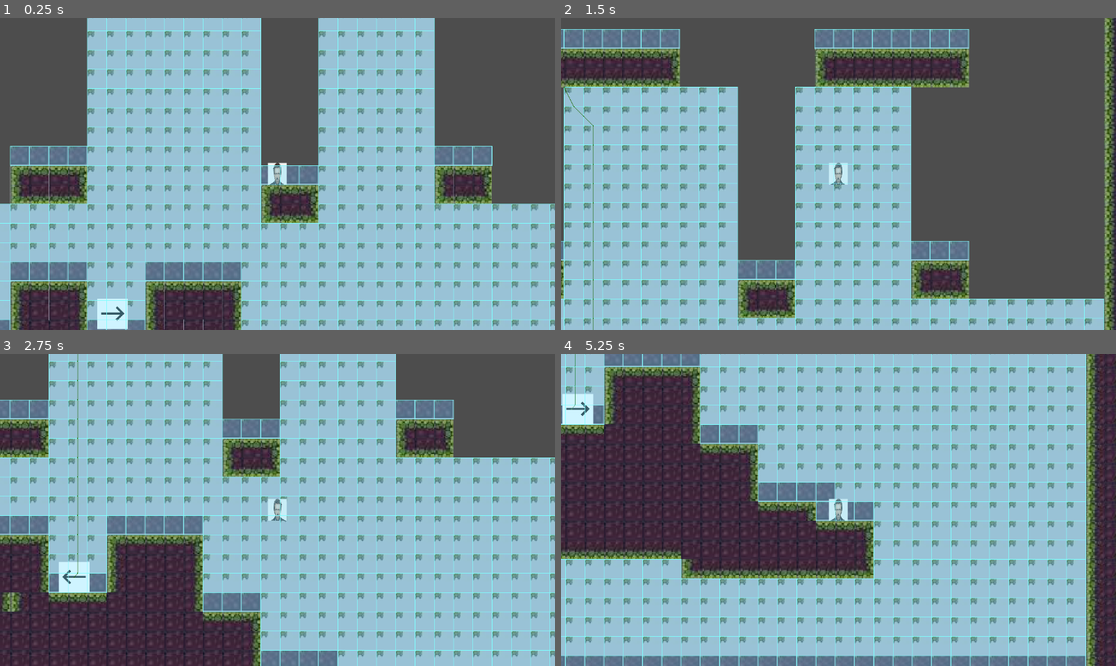
Above: before the commit, frames 1-4 (two rows, left to right).
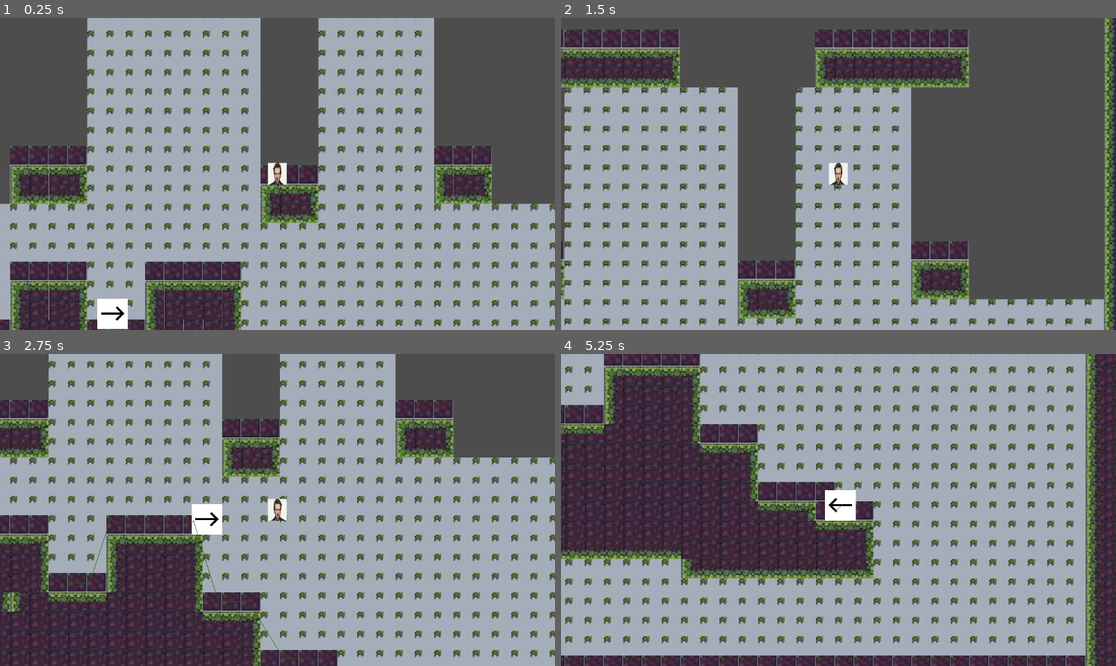
Above: after the commit, the same moments.

Repository: ConnerGordon/final-jam
Game: Godot game, scene res://folder base/mainscene.tscn
Two runs of this game, one before a commit and one after it. Both use one fixed random seed, a clock stepped at 60 frames per second and the inputs below.
Inputs (mouse positions are in pixels of both pictures, inside the frame that each line leads up to):
- Up to frame 1 (0.25 s): no input
- Up to frame 2 (1.5 s): move the mouse to (960, 158) at 0.52 s; hold Space (jump) 0.53-1.28 s; hold D (moveright) from 0.53 s (still down); move the mouse to (727, 189) at 1.27 s; tap S (FALL) at 1.35 s
- Up to frame 3 (2.75 s): tap Space (jump) at 1.52, 1.55, 1.82 s; move the mouse to (333, 441) at 2.02 s; release D (moveright) at 2.03 s; hold A (moveleft) from 2.03 s (still down); hold Space (jump) from 2.03 s (still down); tap Shift (dash) at 2.1 s
- Up to frame 4 (5.25 s): move the mouse to (810, 572) at 2.77 s; release A (moveleft) at 2.78 s; release Space (jump) at 2.78 s; hold D (moveright) 2.78-4.28 s; tap E (interact) at 2.85 s; tap Space (jump) at 3.02, 3.05, 3.32, 3.77, 3.8, 4.07, 4.52, 4.55, 4.82 s; move the mouse to (1005, 556) at 3.52 s; hold W (lookup) 3.53-4.28 s; move the mouse to (672, 463) at 4.27 s; hold A (moveleft) 4.28-5.03 s; click (672, 463) at 4.35 s; move the mouse to (866, 510) at 5.02 s; hold D (moveright) from 5.03 s (still down); hold Space (jump) from 5.03 s (still down)

The runs differ from the first frame. In frame 1, 68% of the frame differs, in the area x 0-100%, y 0-100%; in frame 2, 49%; in frame 3, 70%; in frame 4, 72%, in the area x 0-95%, y 0-100%.
Error in both runs: Invalid call. Nonexistent function 'callspawn' in base 'TileMapLayer'. (res://folder)

Commit message:
fixed previous issue
fixed previous navigation issue but made an issue in navigation of unclean movement that feels choppy. navigation also breaks upon missing one path point

Diff:
--- a/enemy/first_enemy.gd
+++ b/enemy/first_enemy.gd
@@ -9,7 +9,7 @@
 
 var navigtimer := 10.0
 
-
+var valmove := true
 
 
 
@@ -80,7 +80,7 @@
 
 				if !found:
 
-					var nav_map = backnav.get_navigation_map()
+					var nav_map = navigation_agent_2d.get_navigation_map()
 					var target = NavigationServer2D.map_get_random_point(nav_map,1,true)
 
 
@@ -88,9 +88,9 @@
 
 					navigation_agent_2d.target_position = safe#.snapped(Vector2(80,80))
 
-					while safe.distance_to(global_position) < 500 && found == false:
-
-						nav_map = backnav.get_navigation_map()
+					while safe.distance_to(global_position) < 500 && found == false || navigation_agent_2d.is_target_reachable() != true:
+
+						nav_map = navigation_agent_2d.get_navigation_map()
 						target = NavigationServer2D.map_get_random_point(nav_map,1,true)
 
 						safe = NavigationServer2D.map_get_closest_point(nav_map,target)
@@ -104,11 +104,10 @@
 
 
 
-					var nav_map = backnav.get_navigation_map()
+					var nav_map = navigation_agent_2d.get_navigation_map()
 					var target = NavigationServer2D.map_get_closest_point(nav_map,playerpos)
 
-					var safe = target
-
+					var safe = Vector2(int(target.x) - int(target.x)%80,int(target.y)-int(target.y)%80) + Vector2(40,40)
 
 
 					navigation_agent_2d.target_position =safe#.snapped(Vector2(80,80))
@@ -141,7 +140,8 @@
 					velocity.x += direc.x *SPEED*2/10
 
 
-
+			if navigation_agent_2d.is_target_reachable() != true:
+				set_idle()
 
 
 
@@ -161,7 +161,7 @@
 
 		state.finding:
 			var target = playerpos
-			var nav_map = backnav.get_navigation_map()
+			var nav_map = navigation_agent_2d.get_navigation_map()
 
 			var safe = NavigationServer2D.map_get_closest_point(nav_map,target)
 			navigation_agent_2d.target_position = safe
@@ -174,12 +174,14 @@
 
 
 				if is_on_wall():
+					print("wall")
 					var distpos = next_position.distance_to(next_position)
 					if distpos >75 && distpos< 125 && velocity.x ==0:
 						velocity.y -= 600
 
+
 			if not is_on_floor():
-				if abs(velocity.x + direc.x * SPEED*2/10) < SPEED:
+				if abs(velocity.x + direc.x * SPEED*2/10) < SPEED/2:
 					velocity.x += direc.x *SPEED*2/10
 
 
@@ -220,37 +222,35 @@
 	#print(cur)
 
 
-func get_new_target():
-	var offx = global_position.x
-	var offy = global_position.y
-
-
-	if found:
-		return playerpos
-
-
-	while Vector2(offx,offy).distance_to(global_position) < 500:
-		offx = randf_range(-1,1) * 2500
-		offy = randi_range(-1,1) * 1000
-
-
-
-
-
-
-
-	return global_position + Vector2(offx,offy)
-
-
-
-
-
-
-
+#func get_new_target():
+	#var offx = global_position.x
+	#var offy = global_position.y
+	#
+	#
+	#if found:
+		#return playerpos
+	#
+	#
+	#while Vector2(offx,offy).distance_to(global_position) < 500:
+		#offx = randf_range(-1,1) * 2500
+		#offy = randi_range(-1,1) * 1000
+	#
+	#
+	#
+	#
+	#
+	#
+	#
+	#return global_position + Vector2(offx,offy)
+	#
+	#
+	#
+	#
+	#
+	#
+	#
 
 func jump(star:Vector2, en:Vector2):
-		print(star)
-		print(en)
 	#if star.distance_to(global_position) < 100 && lerptimer < 0:
 		#print(en)
 		#print(star)
@@ -261,20 +261,17 @@
 			global_position = star
 			print("tried")
 			var postween := create_tween()
-			#postween.set_trans(Tween.TRANS_SINE)
 			postween.tween_property(self, "global_position",Vector2(star.x,en.y),.50)
 			await postween.finished
 			var postweenx := create_tween()
-			#postweenx.set_trans(Tween.TRANS_SINE)
 			postweenx.tween_property(self, "global_position",en,.25)
 		elif star.y < en.y :
-			if is_on_floor():
-				velocity.y -= 400
-				velocity.x += SPEED/4 * sign(en.x-star.x)
-			#var postweenx := create_tween()
-			#postweenx.set_trans(Tween.TRANS_SINE)
-			#postweenx.tween_property(self, "global_position",Vector2(en.x,star.y-20),.1)
-			#postween.set_trans(Tween.TRANS_SINE)
+			var startween = create_tween()
+			startween.tween_property(self, "global_position",star,.3)
+			var postweenx := create_tween()
+			postweenx.tween_property(self, "position",Vector2.RIGHT* (en.x-star.x),.3).as_relative()
+			await postweenx.finished
+			velocity.x = 0
 func set_idle():
 	cur = state.idle
 
--- a/enemy/husk.tscn
+++ b/enemy/husk.tscn
@@ -30,12 +30,13 @@
 script = ExtResource("1_0vvse")
 
 [node name="NavigationAgent2D" type="NavigationAgent2D" parent="." unique_id=1730415152]
-path_desired_distance = 80.0
+path_desired_distance = 160.7
 target_desired_distance = 50.0
 path_max_distance = 200.0
 navigation_layers = 7
 path_postprocessing = 1
-simplify_epsilon = 9.423
+simplify_path = true
+simplify_epsilon = 6.5
 avoidance_enabled = true
 max_speed = 500.0
 avoidance_layers = 2
@@ -43,18 +44,6 @@
 debug_enabled = true
 debug_use_custom = true
 debug_path_custom_color = Color(0.11638088, 0.40457034, 2.8878452e-07, 1)
-
-[node name="backnav" type="NavigationAgent2D" parent="." unique_id=162944293]
-path_desired_distance = 80.0
-target_desired_distance = 50.0
-path_max_distance = 200.0
-navigation_layers = 3
-path_postprocessing = 1
-avoidance_enabled = true
-max_speed = 500.0
-avoidance_layers = 2
-avoidance_mask = 14
-debug_enabled = true
 
 [node name="AnimatedSprite2D" type="AnimatedSprite2D" parent="." unique_id=1112094005]
 position = Vector2(-0.4999981, -2.9802322e-06)
--- a/folder base/downpath.tscn
+++ b/folder base/downpath.tscn
@@ -186,14 +186,13 @@
 terrain_set_1/terrain_0/name = "walling"
 terrain_set_1/terrain_0/color = Color(0.5019608, 1, 0.2509804, 1)
 navigation_layer_0/layers = 3
-navigation_layer_1/layers = 4
+navigation_layer_1/layers = 0
 sources/0 = SubResource("TileSetAtlasSource_syhyd")
 
 [node name="gridmap" type="TileMapLayer" unique_id=1930176116]
 scale = Vector2(5, 5)
 tile_map_data = PackedByteArray("AAAlAPv/AAACAAEAAAAlAPr/AAACAAEAAAAlAPn/AAACAAEAAAAlAPj/AAACAAEAAAAlAPf/AAACAAEAAAAkAP …(26048 unchanged characters)…
 tile_set = SubResource("TileSet_sqabm")
-navigation_visibility_mode = 1
 
 [node name="Marker2D" type="Marker2D" parent="." unique_id=1452666324]
 position = Vector2(608, 880)
